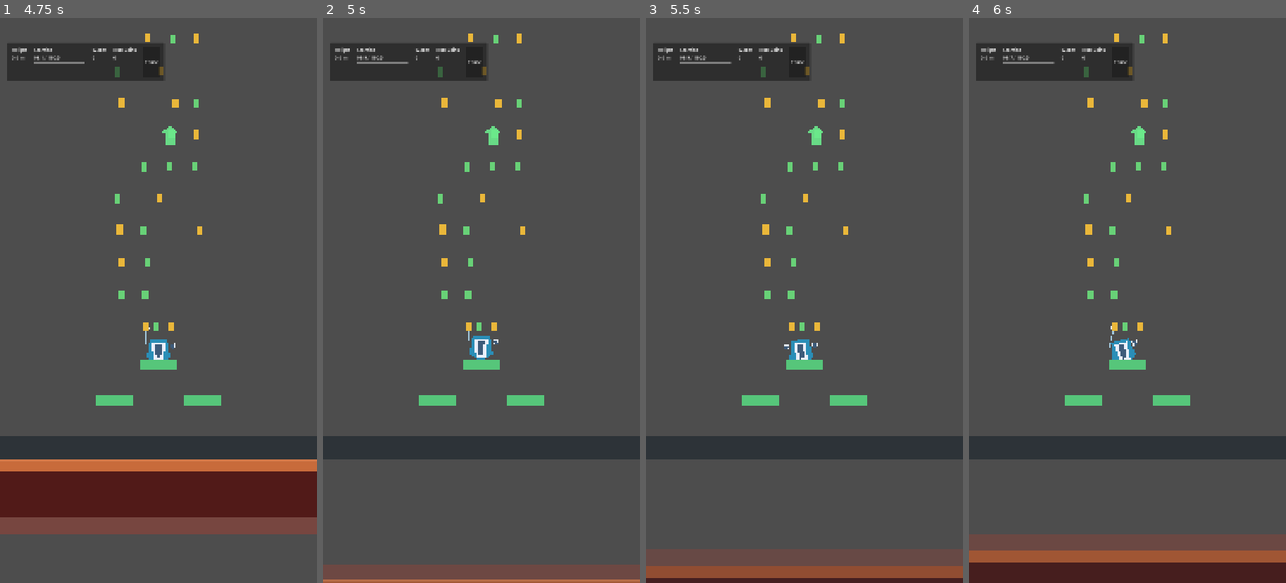
Above: before the commit, frames 1-4 (left to right).
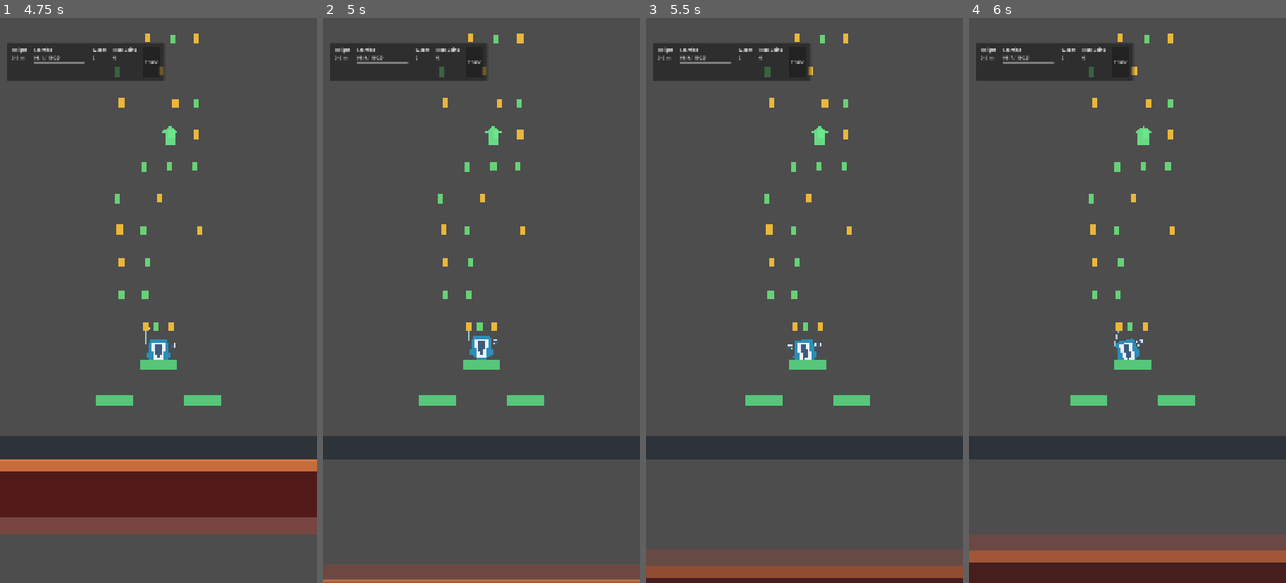
Above: after the commit, the same moments.

Repository: Khanh04/the-climber
Game: Godot game, scene res://scenes/main/main_menu_scene.tscn
Same seed, same stepped clock (60 frames per second), same inputs: the game is played once before the commit and once after it.
Inputs (mouse positions are in pixels of both pictures, inside the frame that each line leads up to):
- Up to frame 1 (4.75 s): click "Start Climb" at 0.5 s; tap Enter at 1.25 s; move the mouse to (228, 272) at 1.27 s; hold D (debug_right_grip) 1.28-2 s; hold Shift 1.28-2 s; click (228, 272) at 1.42 s; drag from (95, 328) to (158, 571) at 2.02 s; move the mouse to (190, 176) at 2.77 s; hold D (debug_right_grip) 2.78-3.5 s; tap Ctrl at 2.85 s; drag from (142, 413) to (63, 215) at 3.52 s; move the mouse to (253, 385) at 4.27 s; hold A (debug_left_grip) from 4.28 s (still down); tap Alt at 4.35 s
- Up to frame 2 (5 s): keep holding A (debug_left_grip); tap R (debug_reset_run) at 4.9 s
- Up to frame 3 (5.5 s): release A (debug_left_grip) at 5 s; drag from (709, 215) to (817, 136) at 5.02 s
- Up to frame 4 (6 s): move the mouse to (1143, 300) at 5.77 s; hold A (debug_left_grip) from 5.78 s (still down); hold Shift from 5.78 s (still down); click (1143, 300) at 5.92 s

Frame 1 is identical in both runs. In frame 2, 0.2% of the frame differs, in the area x 36-64%, y 2-61%; in frame 3, 1.3%; in frame 4, 1.6%, in the area x 30-72%, y 2-69%.

Commit message:
feat: Update climbing parameters and introduce camera vertical dead-zone for improved gameplay experience

Diff:
--- a/resources/config/climb_prototype_tuning.gd
+++ b/resources/config/climb_prototype_tuning.gd
@@ -12,10 +12,10 @@
 @export var grip_hang_offset_pixels: float = 92.0
 # Debug-only distance the grip target shifts toward the aim direction while attached.
 # Higher values make aiming reshape the body position more aggressively.
-@export var grip_aim_target_offset_pixels: float = 72.0
+@export var grip_aim_target_offset_pixels: float = 100.0
 # Strength of the spring-like pull that moves the body toward the grip target.
 # Higher values keep one-hand swing radius and two-hand support targets tighter; lower values feel looser.
-@export var grip_pull_stiffness: float = 42.0
+@export var grip_pull_stiffness: float = 80.0
 # Per-frame retention applied to the one-hand radial velocity component.
 # Higher values preserve more line tension bounce; lower values settle swing radius faster.
 @export var grip_velocity_damping: float = 0.96
@@ -49,6 +49,9 @@
 # Vertical offset used to keep the player below the camera center while climbing upward.
 # Higher values show more space above the player; lower values center them more.
 @export var camera_player_lower_screen_offset_pixels: float = 160.0
+# Vertical dead-zone around the preferred camera offset before the camera moves again.
+# Higher values reduce small follow adjustments; lower values make the camera feel tighter.
+@export var camera_vertical_dead_zone_pixels: float = 72.0
 # Extra distance below the visible bottom edge before a fall is resolved.
 # Higher values are more forgiving; lower values end the run sooner when dropping.
 @export var bottom_fall_margin_pixels: float = 160.0
@@ -79,6 +82,7 @@
         and two_hand_velocity_damping <= 1.0 \
         and max_player_speed_pixels_per_second > 0.0 \
         and camera_player_lower_screen_offset_pixels >= 0.0 \
+        and camera_vertical_dead_zone_pixels >= 0.0 \
         and bottom_fall_margin_pixels >= 0.0 \
         and pixels_per_meter > 0.0 \
         and not String(handhold_group_name).is_empty()
@@ -88,6 +92,9 @@
 
 func get_camera_player_lower_screen_offset_pixels() -> float:
     return camera_player_lower_screen_offset_pixels
+
+func get_camera_vertical_dead_zone_pixels() -> float:
+    return camera_vertical_dead_zone_pixels
 
 func get_bottom_fall_margin_pixels() -> float:
     return bottom_fall_margin_pixels
@@ -109,6 +116,7 @@
     Validation.require_condition(two_hand_velocity_damping >= 0.0 and two_hand_velocity_damping <= 1.0, "Two-hand velocity damping must be between 0 and 1.")
     Validation.require_condition(max_player_speed_pixels_per_second > 0.0, "Max player speed must be positive.")
     Validation.require_condition(camera_player_lower_screen_offset_pixels >= 0.0, "Camera player lower-screen offset cannot be negative.")
+    Validation.require_condition(camera_vertical_dead_zone_pixels >= 0.0, "Camera vertical dead-zone cannot be negative.")
     Validation.require_condition(bottom_fall_margin_pixels >= 0.0, "Bottom fall margin cannot be negative.")
     Validation.require_condition(pixels_per_meter > 0.0, "Pixels-per-meter conversion must be positive.")
     Validation.require_condition(not String(handhold_group_name).is_empty(), "Handhold group name cannot be empty.")
--- a/resources/config/generation_tuning.gd
+++ b/resources/config/generation_tuning.gd
@@ -188,6 +188,7 @@
 		_get_required_route_validation_tuning().candidate_attempt_count = value
 
 func is_valid() -> bool:
+	_ensure_required_default_backing_resources()
 	return generator_version != "" \
 		and segment_height_meters > 0.0 \
 		and chunk_width_meters > 0.0 \
@@ -235,6 +236,7 @@
 	assert_valid()
 
 func assert_valid() -> void:
+	_ensure_required_default_backing_resources()
 	Validation.require_condition(generator_version != "", "Generation config requires a generator version.")
 	Validation.require_condition(segment_height_meters > 0.0, "Generation segment height must be positive.")
 	Validation.require_condition(chunk_width_meters > 0.0, "Generation chunk width must be positive.")
@@ -664,6 +666,13 @@
 func _max_lane_alignment_meters() -> float:
 	return (chunk_width_meters * 0.5) * outer_lane_position_ratio
 
+func _ensure_required_default_backing_resources() -> void:
+	if route_validation_tuning == null:
+		route_validation_tuning = _duplicate_default_route_validation_tuning()
+
+	if route_profile_tuning == null:
+		route_profile_tuning = _duplicate_default_route_profile_tuning()
+
 static func _duplicate_default_handhold_definitions() -> Array[Resource]:
 	Validation.require_condition(
 		DefaultHandholdTypeDefinitionCatalogResource != null,
@@ -727,6 +736,7 @@
 	return duplicated_resource
 
 func _get_required_route_validation_tuning() -> RouteValidationTuningScript:
+	_ensure_required_default_backing_resources()
 	Validation.require_condition(route_validation_tuning != null, "Generation config requires route validation tuning before access.")
 	Validation.require_condition(
 		route_validation_tuning is RouteValidationTuningScript,
--- a/scenes/main/run_scene.gd
+++ b/scenes/main/run_scene.gd
@@ -141,7 +141,7 @@
 var _left_aim_preview: Line2D = null
 var _right_aim_preview: Line2D = null
 var _aim_target_marker: Polygon2D = null
-var _debug_reset_pressed: bool = false
+var _restart_requested: bool = false
 var _app_settings_snapshot: AppSettingsSnapshotScript = null
 var _app_settings_storage: AppSettingsStorageScript = null
 var _save_snapshot: SaveSnapshotScript = null
@@ -261,13 +261,11 @@
 
 func _physics_process(delta: float) -> void:
 	_consume_app_lifecycle_events()
+	if _restart_requested:
+		_perform_requested_restart()
+		return
 
 	if _pause_menu_visible:
-		return
-
-	if _consume_debug_reset_input():
-		_reset_playground()
-		_refresh_ui()
 		return
 
 	var input_frame: PlayerInputFrameScript = _create_input_frame()
@@ -415,8 +413,7 @@
 		return
 
 	if event.is_action_pressed(&"debug_reset_run"):
-		_reset_playground()
-		_refresh_ui()
+		_request_restart()
 		get_viewport().set_input_as_handled()
 		return
 
@@ -676,12 +673,6 @@
 		false
 	)
 
-func _consume_debug_reset_input() -> bool:
-	var reset_pressed_now: bool = Input.is_action_pressed(&"debug_reset_run")
-	var should_reset: bool = reset_pressed_now and not _debug_reset_pressed
-	_debug_reset_pressed = reset_pressed_now
-	return should_reset
-
 func _get_debug_aim_vector() -> Vector2:
 	var aim_vector: Vector2 = Vector2.ZERO
 
@@ -718,12 +709,15 @@
 	)
 
 func _update_camera_follow() -> void:
-	_camera.global_position.y = _run_loop_coordinator.calculate_camera_target_y(
+	var player_position: Vector2 = _player.get_body_global_position()
+	var target_y: float = _run_loop_coordinator.calculate_camera_target_y(
 		_camera.global_position.y,
-		_player.get_body_global_position().y,
+		player_position.y,
 		_get_climb_tuning_float(&"camera_player_lower_screen_offset_pixels"),
+		_get_climb_tuning_float(&"camera_vertical_dead_zone_pixels"),
 		_run_session.get_state()
 	)
+	_camera.global_position = Vector2(player_position.x, target_y)
 
 func _resolve_bottom_screen_fall_if_needed() -> bool:
 	var run_loop_coordinator: Object = _run_loop_coordinator
@@ -1028,6 +1022,24 @@
 			get_viewport_rect().size.x
 		)
 
+func _request_restart() -> void:
+	_hide_settings_menu()
+	if _pause_menu_visible:
+		_pause_menu_visible = false
+		if _pause_menu != null:
+			_refresh_pause_menu_ui()
+	if get_tree().paused:
+		get_tree().paused = false
+	# Replay the reset on the next physics tick so restart from death/pause UI settles the same way as debug reset.
+	_reset_playground()
+	_refresh_ui()
+	_restart_requested = true
+
+func _perform_requested_restart() -> void:
+	_restart_requested = false
+	_reset_playground()
+	_refresh_ui()
+
 func _apply_equipped_chaser_theme() -> void:
 	if _chaser_kill_zone == null or chaser_theme_catalog == null or cosmetic_loadout == null:
 		return
@@ -1341,8 +1353,7 @@
 			return ""
 
 func _on_run_end_restart_requested() -> void:
-	_reset_playground()
-	_refresh_ui()
+	_request_restart()
 
 func _on_pause_requested() -> void:
 	_show_pause_menu()
@@ -1351,11 +1362,7 @@
 	_resume_from_pause_menu()
 
 func _on_pause_restart_requested() -> void:
-	_hide_settings_menu()
-	_pause_menu_visible = false
-	get_tree().paused = false
-	_reset_playground()
-	_refresh_ui()
+	_request_restart()
 
 func _on_pause_settings_requested() -> void:
 	_show_settings_menu()
--- a/src/gameplay/run/run_loop_coordinator.gd
+++ b/src/gameplay/run/run_loop_coordinator.gd
@@ -16,13 +16,20 @@
 	var bottom_fall_threshold_y: float = calculate_bottom_fall_threshold_y(camera_y, viewport_height, bottom_fall_margin_pixels)
 	return player_body_y > bottom_fall_threshold_y
 
-func calculate_camera_target_y(current_camera_y: float, player_body_y: float, camera_player_lower_screen_offset_pixels: float, run_state: int) -> float:
+func calculate_camera_target_y(
+	current_camera_y: float,
+	player_body_y: float,
+	camera_player_lower_screen_offset_pixels: float,
+	camera_vertical_dead_zone_pixels: float,
+	run_state: int
+) -> float:
 	Validation.require_condition(camera_player_lower_screen_offset_pixels >= 0.0, "RunLoopCoordinator camera offset cannot be negative.")
+	Validation.require_condition(camera_vertical_dead_zone_pixels >= 0.0, "RunLoopCoordinator camera dead-zone cannot be negative.")
 	RunStateScript.assert_valid(run_state)
 
 	var target_y: float = player_body_y - camera_player_lower_screen_offset_pixels
-	if target_y < current_camera_y:
-		return target_y
+	if target_y < current_camera_y - camera_vertical_dead_zone_pixels:
+		return target_y + camera_vertical_dead_zone_pixels
 
 	if should_follow_descending_camera(run_state):
 		return target_y
